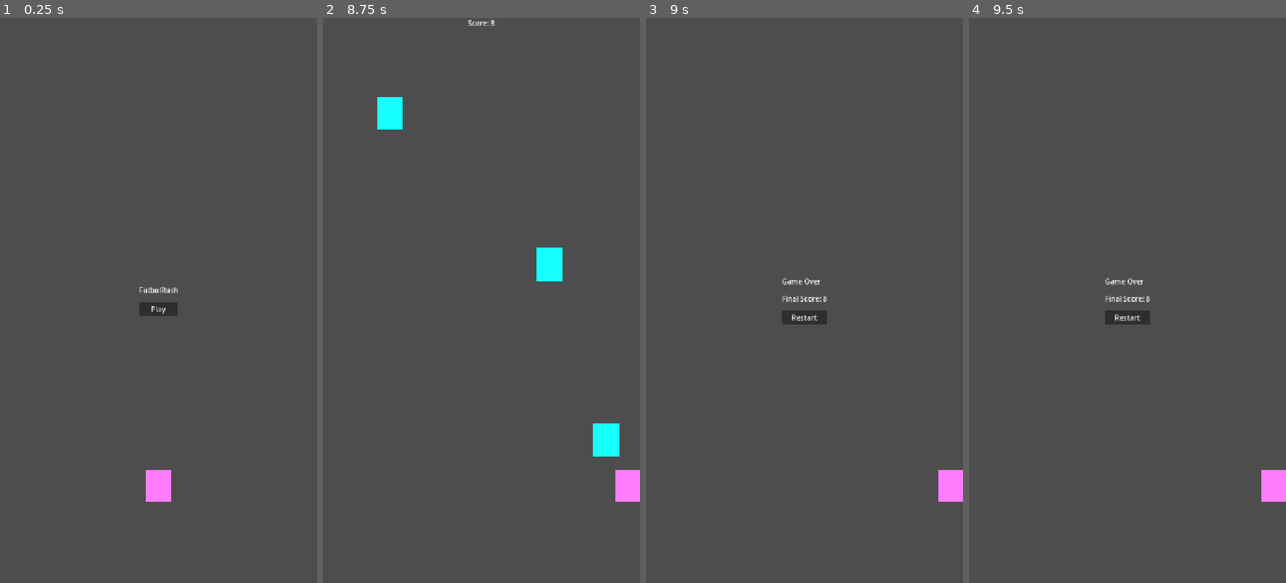
Above: before the commit, frames 1-4 (left to right).
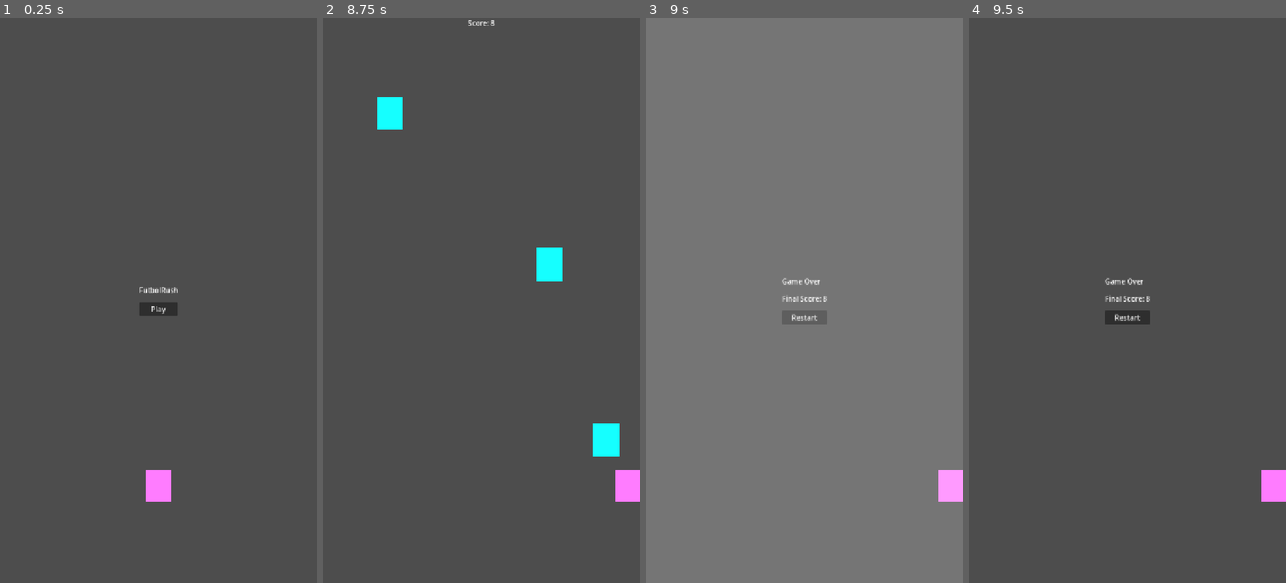
Above: after the commit, the same moments.

Repository: schoibs/futbolrush
Game: Godot game, scene res://scenes/Main.tscn
The game is run twice, just before and just after one commit, with the same random seed, the same clock (stepped at 60 frames per second) and the same inputs.
Inputs:
- Up to frame 1 (0.25 s): no input
- Up to frame 2 (8.75 s): click "Play" at 0.5 s; tap Enter at 1.25 s; hold D (move_right) 1.28-2.03 s; hold A (move_left) 2.03-2.78 s; hold D (move_right) 2.78-4.28 s; hold A (move_left) 4.28-6.53 s; hold D (move_right) from 6.53 s (still down)
- Up to frame 3 (9 s): release D (move_right) at 8.78 s; hold A (move_left) from 8.78 s (still down)
- Up to frame 4 (9.5 s): keep holding A (move_left)

Frames 1-2 are identical in both runs. In frame 3, 100% of the frame differs, in the area x 0-100%, y 0-100%; in frame 4, nothing differs.

Commit message:
Add a flashing screen when game over

Diff:
--- a/scenes/HUD.tscn
+++ b/scenes/HUD.tscn
@@ -69,5 +69,15 @@
 layout_mode = 2
 text = "Restart"
 
+[node name="ImpactFlash" type="ColorRect" parent="Root" unique_id=2131454981]
+visible = false
+layout_mode = 1
+anchors_preset = 15
+anchor_right = 1.0
+anchor_bottom = 1.0
+grow_horizontal = 2
+grow_vertical = 2
+mouse_filter = 2
+
 [connection signal="pressed" from="Root/StartScreen/MenuBox/PlayButton" to="." method="_on_play_button_pressed"]
 [connection signal="pressed" from="Root/GameOverScreen/GameOverBox/RestartButton" to="." method="_on_restart_button_pressed"]
--- a/scripts/hud.gd
+++ b/scripts/hud.gd
@@ -9,6 +9,7 @@
 @onready var final_score_label: Label = $Root/GameOverScreen/GameOverBox/FinalScoreLabel
 @onready var play_button: Button = $Root/StartScreen/MenuBox/PlayButton
 @onready var restart_button: Button = $Root/GameOverScreen/GameOverBox/RestartButton
+@onready var impact_flash: ColorRect = $Root/ImpactFlash
 
 func _ready() -> void:
 	play_button.pressed.connect(_on_play_button_pressed)
@@ -34,6 +35,14 @@
 func set_score(score: int) -> void:
 	score_label.text = "Score: %d" % score
 
+func play_impact_feedback() -> void:
+	impact_flash.visible = true
+	impact_flash.modulate.a = 0.65
+
+	var tween := create_tween()
+	tween.tween_property(impact_flash, "modulate:a", 0.0, 0.18)
+	tween.finished.connect(func(): impact_flash.visible = false)
+
 func _on_play_button_pressed() -> void:
 	play_pressed.emit()
 
--- a/scripts/main.gd
+++ b/scripts/main.gd
@@ -82,6 +82,7 @@
 	spawn_timer.stop()
 	score_timer.stop()
 	player.set_physics_process(false)
+	hud.play_impact_feedback()
 	clear_defenders()
 	hud.show_game_over(score)
 
